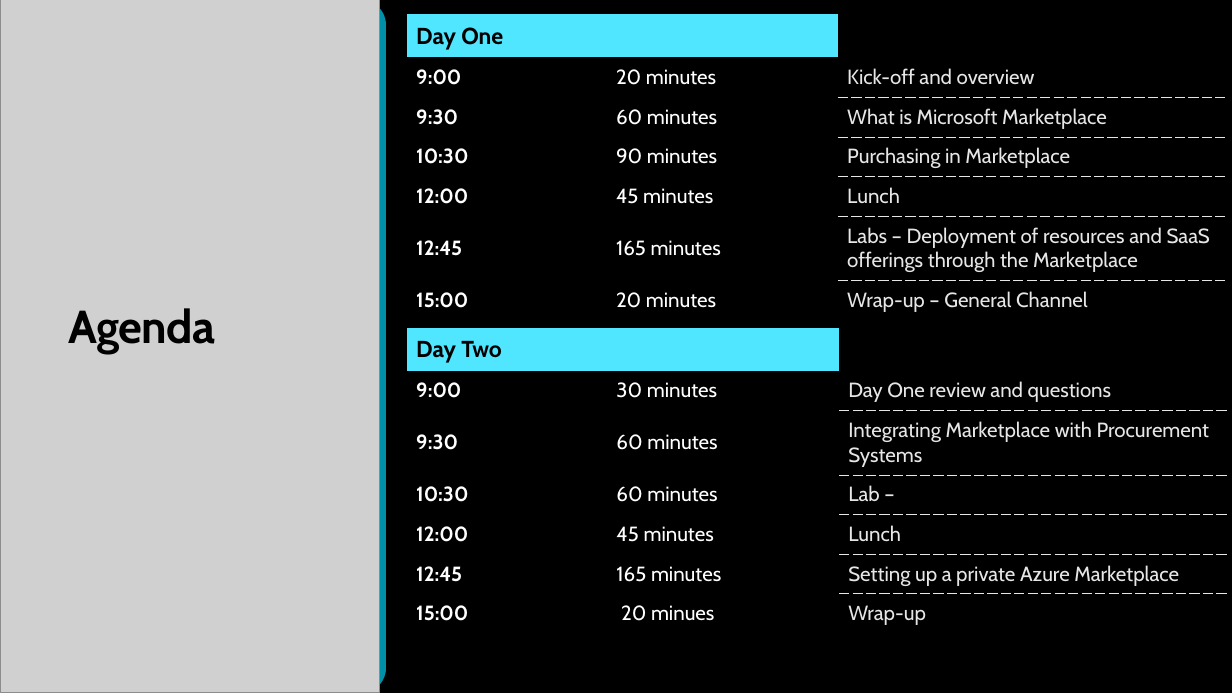
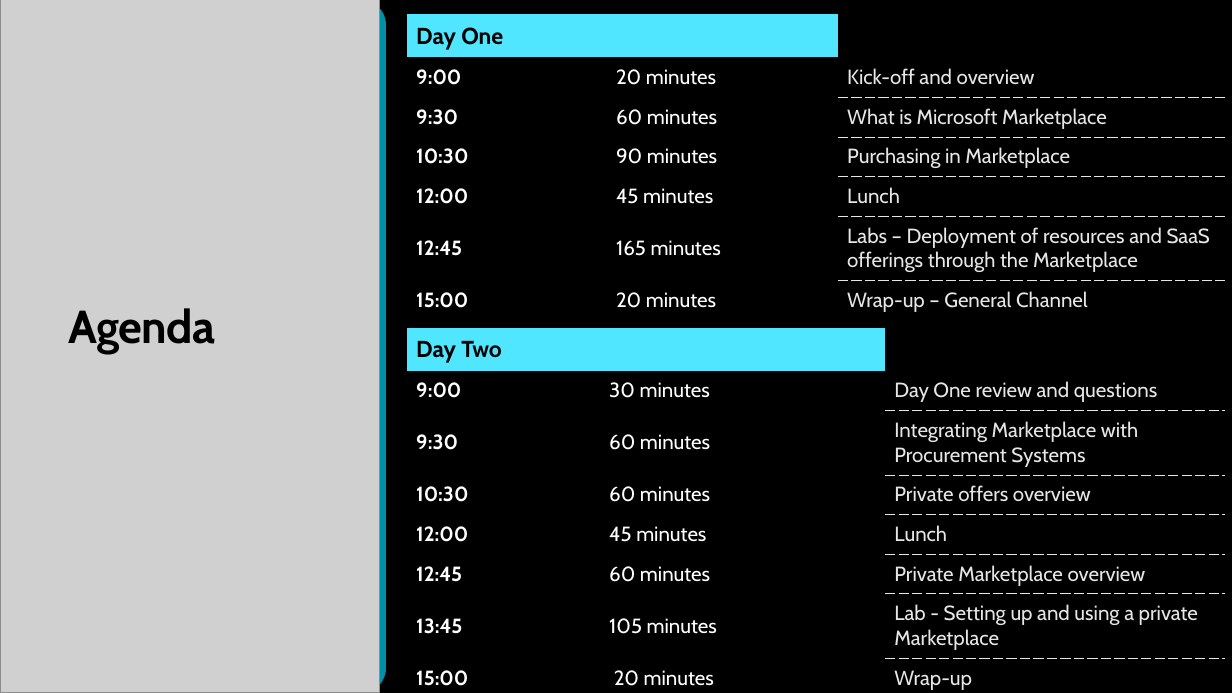
Before and after one commit to opsgility/marketplace, a slide deck: slide 5 of azure-marketplace-workshop/Day 2 - Skilling Deck for Microsoft Marketplace.pptx. Drawn at 1232x693 pixels with LibreOffice and Linux fonts; fonts in the diff are those of the drawing; grey boxes stand for pictures; background and template pictures are left out. Boxes give left, top, right and bottom in pixels: in the first picture for what was removed or moved away, otherwise in the second. Text is boxed around its words. In the diff, an @@ line names an element or a change of style, - is before the commit and + after.

Commit message:
Updated time with breaks and added private offers
Added private offer content into Day 2

```diff
--- a/azure-marketplace-workshop/Day 2 - Skilling Deck for Microsoft Marketplace.pptx
+++ b/azure-marketplace-workshop/Day 2 - Skilling Deck for Microsoft Marketplace.pptx
@@ table at [407,328,1226,693] @@
-row 4, column 3: Lab –
+row 4, column 3: Private offers overview
-row 6: 12:45 | 165 minutes | Setting up a private Azure Marketplace
-row 7: 15:00 | 20 minues | Wrap-up
+row 6: 12:45 | 60 minutes | Private Marketplace overview
+row 7: 13:45 | 105 minutes | Lab - Setting up and using a private Marketplace
+row 8: 15:00 | 20 minutes | Wrap-up
```
Also in this commit, not shown: 2 other slides changed, 4 slides added, 1 other file.
